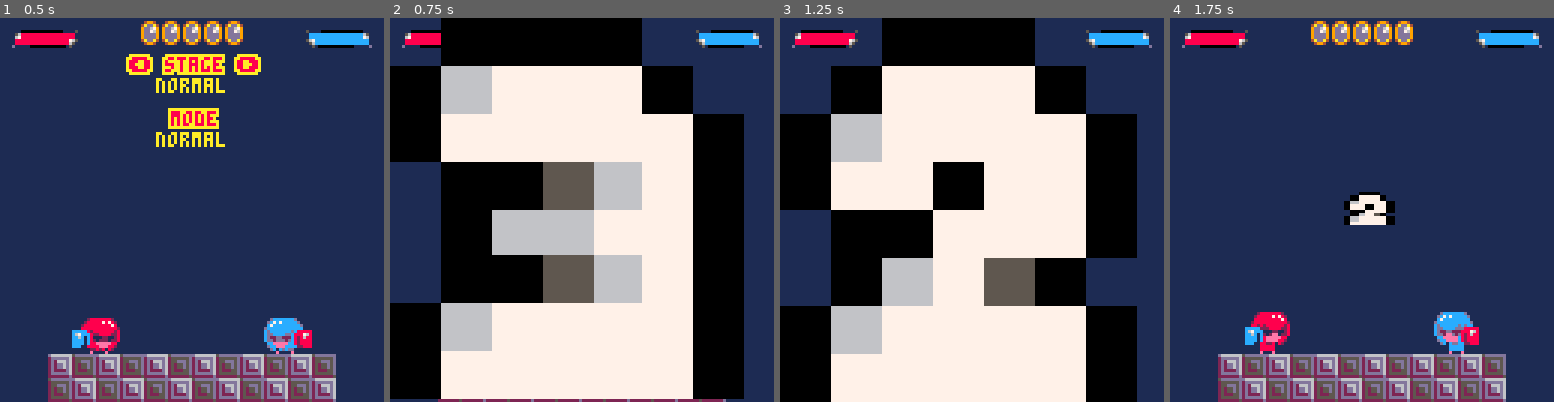
Above: before the commit, frames 1-4 (left to right).
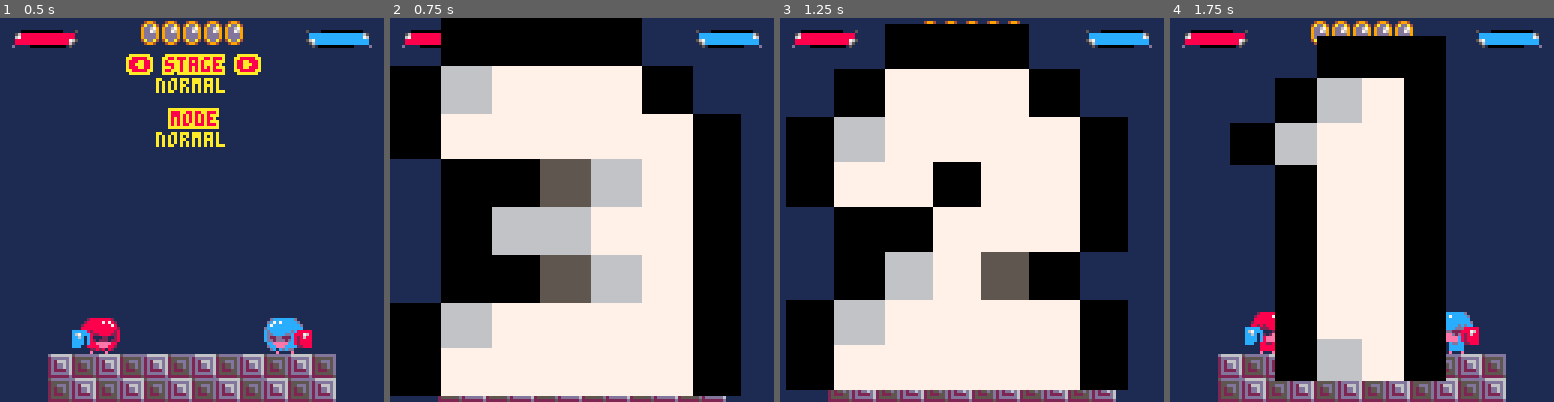
Above: after the commit, the same moments.

Repository: davidjtferguson/dancejab
Game: PICO-8 cartridge jab.p8
Two runs of this game, one before a commit and one after it. Both use one fixed random seed, a clock stepped at 60 frames per second and the inputs below.
Inputs:
- Up to frame 1 (0.5 s): tap X (X key) at 0.33 s
- Up to frame 2 (0.75 s): tap O (Z key) at 0.7 s
- Up to frame 3 (1.25 s): tap X (X key) at 1.07 s
- Up to frame 4 (1.75 s): hold Right from 1.6 s (still down); tap O (Z key) at 1.7 s

Frame 1 is identical in both runs. In frame 2, 2.7% of the frame differs, in the area x 0-93%, y 25-100%; in frame 3, 12%; in frame 4, 39%, in the area x 15-72%, y 4-95%.

Commit message:
updated 3,2,1 countdown SFX, anim and song. anim temp.

Diff:
--- a/jab.p8
+++ b/jab.p8
@@ -63,7 +63,7 @@
   jabheight=8,
 
   --create animations for this av
-  animcountdown=createanim({224,98,230},{5,2,5}),
+  animcountdown=createanim({66,44,224},{30,30,30},true),
   animidle=createanim({224,66,226,228,230,232,64,234,236,238},{5,2,5,5,5,5,2,5,5,5}),
   animwalkforward=createanim({128,130,132,134},5),
   animwalkback=createanim({136,138,140,142},5),
@@ -158,7 +158,7 @@
 
  resetmatch()
 
- music(16)
+ music(20)
  currentupdate=updatestart
  currentdraw=drawstart
 
@@ -167,7 +167,7 @@
 
 function exittomenu()
  resetmatch()
- music(16)
+ music(20)
  currentupdate=updatemenu
  currentdraw=drawmenu
 
@@ -211,7 +211,7 @@
 end
 
 function initcountdown()
- music(0)
+ music(1)
  p1.anim=p1.animcountdown
  p2.anim=p2.animcountdown
 
@@ -327,7 +327,7 @@
   sfx(2)
  end
 
- ctvel+=0.25
+ ctvel+=0.35
  ct+=ctvel
 
  if ct>=128 then
@@ -626,7 +626,7 @@
 
  if av.oav.score==firstto then
   announce=av.oav.name.." wins! any btn to replay"
-  music(13)
+  music(17)
   av.anim=av.animlostmatch
  end
  av.oav.state="won"
@@ -869,7 +869,7 @@
 end
 
 -->8
---collisions
+ --collisions
 
 --convert box from av local
 -- to global coords
@@ -1327,7 +1327,7 @@
 
 
 __gff__
-0001000503000000000000000000000001090000000000000000000000000000010100000000000000000000000000000101000000000000000000000000000000000000000000000000000000000000000000000000000000000000000000000000000000000000000000000000000000000000000000000000000000000000
+0001000101000000000000000000000001010000000000000000000000000000010100000000000000000000000000000101000000000000000000000000000000000000000000000000000000000000000000000000000000000000000000000000000000000000000000000000000000000000000000000000000000000000
 0000000000000000000000000000000000000000000000000000000000000000000000000000000000000000000000000000000000000000000000000000000000000000000000000000000000000000000000000000000000000000000000000000000000000000000000000000000000000000000000000000000000000000
 __map__
 0000000000000000000000000000000000000000000000000000000000000000000000000000000000000000000000000000000000000000000000000000000000000000000000000000000000000000000000000000000000000000000000000000000000000000000000000000000000000000000000000000000000000000
@@ -1344,7 +1344,7 @@
 0000000000000000000000000000000000000000000000000000000000000000000000000000000000000000000000000000000000000000000000000000000000000000000000000000000000000000000000000000000000000000000000000000000000000000000000000000000000000000000000000000000000000000
 0000000000000000000000000000000000000000000000000000000000000000000000000000000000000000000000000000000000000000000000000000000000000000000000000000000000000000000000000000000000000000000000000000000000000000000000000000000000000000000000000000000000000000
 0000000000000000000000000000000000000000000000000000000000000000000000000000000000000000000000000000000000000000000000000000000000000000000000000000000000000000000000000000000000000000000000000000000000000000000000000000000000000000000000000000000000000000
-0000011001100110011001100110000000000000100110011001100100000000000001100110011001100110011000000000040404040404030303030303000000000303030303011004040404040000000011111111111111111111111100000000000000000000000000000000000000000000000000000000000000000000
+0000011001100110011001100110000000000000100110011001100100000000000001100110011001100110011000000000040404040401100303030303000000000303030303011004040404040000000021112111211121112111211100000000000000000000000000000000000000000000000000000000000000000000
 0000100110011001100110011001000000000000011001100110011000000000000000000000000000000000000000000000011001100110011001100110000000000110011001100110011001100000000001100110011001100110011000000000000000000000000000000000000000000000000000000000000000000000
 
 
Not shown, changed: 24 lines of the sprite sheet (__gfx__) section of jab.p8
Not shown, changed: the music (__music__) section of jab.p8
Not shown, changed: the sound effects (__sfx__) section of jab.p8
